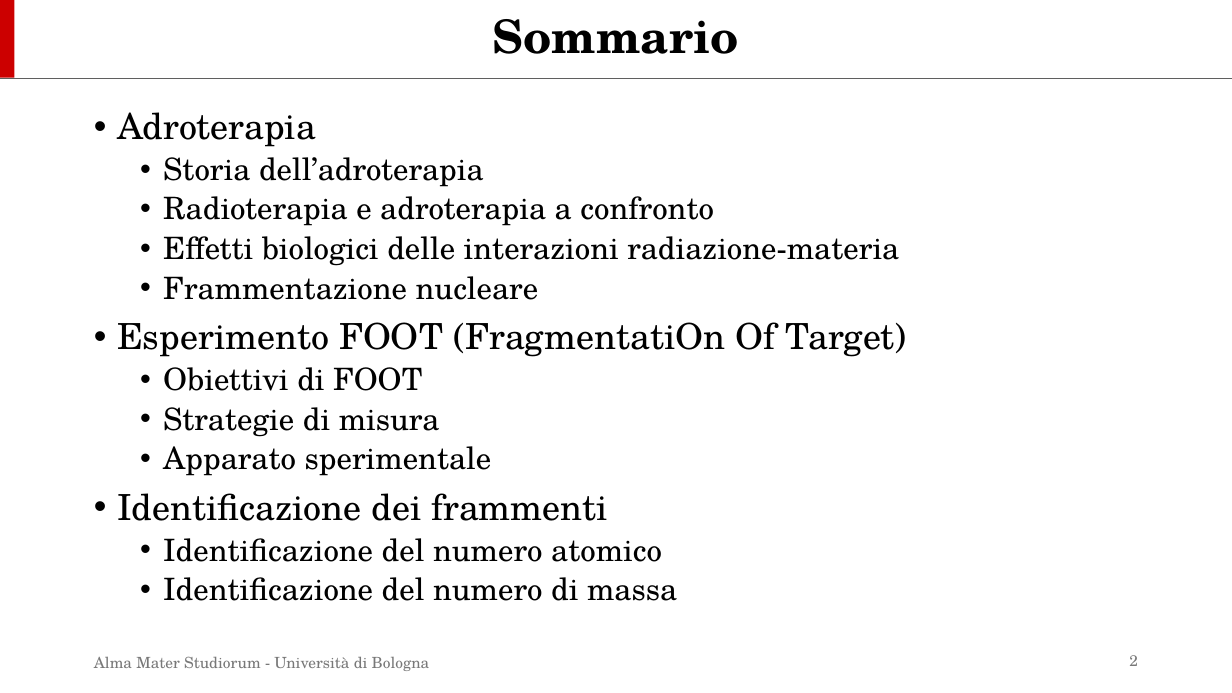
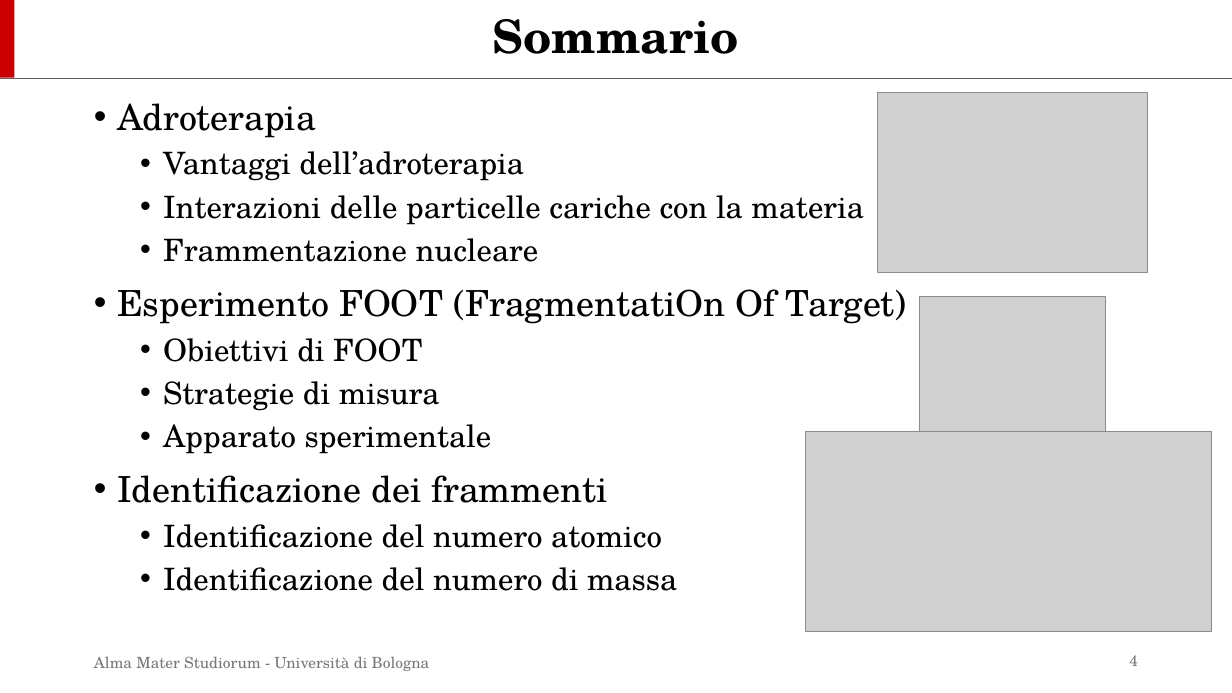
Before and after one commit to simop07/tesi_FOOT, a slide deck: slide 4 of presentazione/PasquiniSimone_Presentazione.pptx (slide 2 before the commit). Drawn at 1232x693 pixels with LibreOffice and Linux fonts; fonts in the diff are those of the drawing; grey boxes stand for pictures. Boxes give left, top, right and bottom in pixels: in the first picture for what was removed or moved away, otherwise in the second. Text is boxed around its words. In the diff, an @@ line names an element or a change of style, - is before the commit and + after.

```diff
--- a/presentazione/PasquiniSimone_Presentazione.pptx
+++ b/presentazione/PasquiniSimone_Presentazione.pptx
@@ text "Adroterapia": place and size @@
-text "Adroterapia" at [117, 112, 906, 601]
+text "Adroterapia" at [117, 103, 906, 591]
@@ text at [117, 103, 906, 591]: line spacing 0.9 to 1 @@
@@ picture added at [878, 92, 1148, 273] @@
@@ text at [163, 151, 864, 225]: text changed @@
-  • Storia dell’adroterapia
-  • Radioterapia e adroterapia a confronto
-  • Effetti biologici delle interazioni radiazione-materia
+  • Vantaggi dell’adroterapia
+  • Interazioni delle particelle cariche con la materia
@@ picture added at [920, 297, 1105, 461] @@
@@ picture added at [806, 432, 1213, 631] @@
@@ page number at [1129, 655, 1138, 666]: text changed @@
-2
+4
```
Also in this commit, not shown: 8 other slides changed, 9 slides added.
